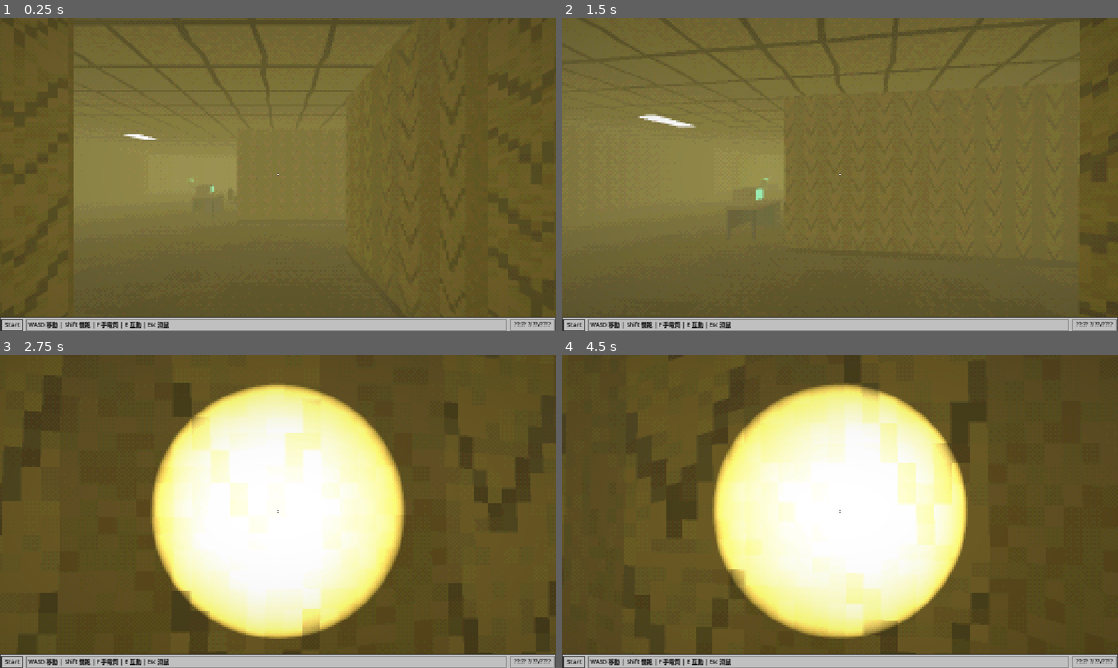
Above: before the commit, frames 1-4 (two rows, left to right).
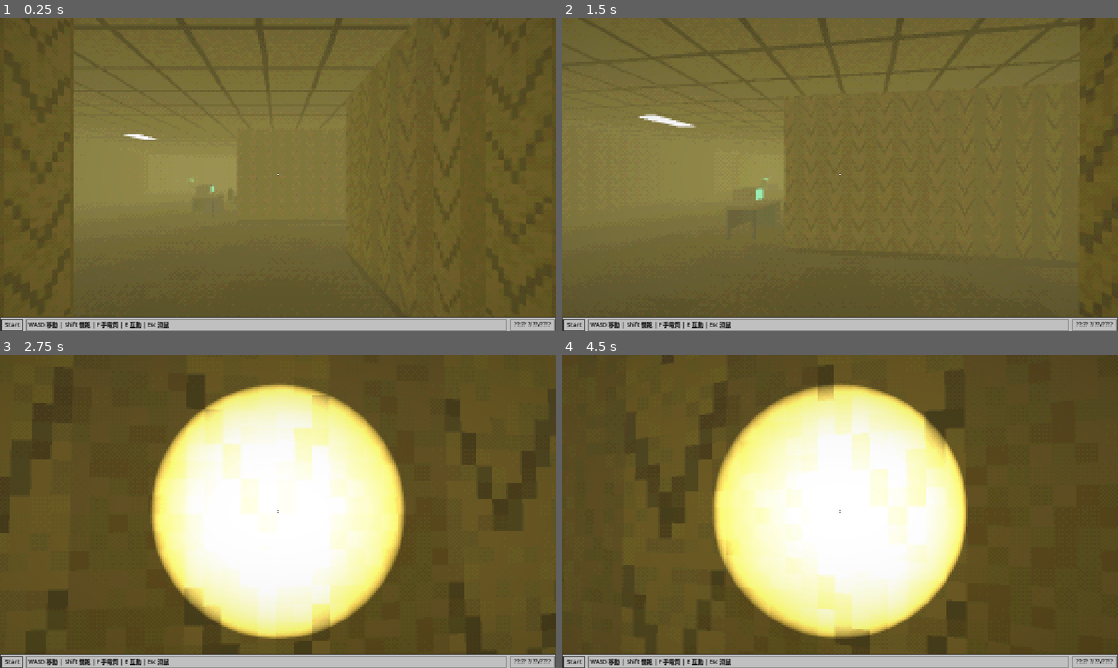
Above: after the commit, the same moments.

Repository: darkking566/BackroomButitlooslikeitsfrom2000
Game: Godot game, scene res://scenes/backrooms_level0_test.tscn
The game is run twice, just before and just after one commit, with the same random seed, the same clock (stepped at 60 frames per second) and the same inputs.
Inputs (mouse positions are in pixels of both pictures, inside the frame that each line leads up to):
- Up to frame 1 (0.25 s): no input
- Up to frame 2 (1.5 s): tap Enter at 0.5, 0.6 s; move the mouse to (867, 174) at 0.52 s; hold W from 0.53 s (still down); click (867, 174) at 0.67 s; move the mouse to (812, 174) at 1.27 s; tap E at 1.35 s
- Up to frame 3 (2.75 s): keep holding W; move the mouse to (289, 505) at 2.02 s; tap F at 2.1 s
- Up to frame 4 (4.5 s): keep holding W; move the mouse to (834, 517) at 2.77 s; tap Shift at 2.85 s; click (834, 517) at 2.92 s; tap Space at 3.5 s; move the mouse to (878, 514) at 3.52 s; tap Enter at 3.6, 4.25 s; move the mouse to (795, 508) at 4.27 s; tap E at 4.35 s

The runs differ from the first frame. In frame 1, 2.6% of the frame differs, in the area x 0-100%, y 0-93%; in frame 2, 1.1%; in frame 3, 5.8%; in frame 4, 11%, in the area x 13-77%, y 0-96%.

Commit message:
Fix severe PS1 affine texture warping on floors and large walls

Diff:
--- a/materials/mat_dark_brick.tres
+++ b/materials/mat_dark_brick.tres
@@ -13,4 +13,4 @@
 shader_parameter/tile_scale = 0.45
 shader_parameter/noise_strength = 0.11
 shader_parameter/jitter_resolution = 160.0
-shader_parameter/affine_strength = 0.72
+shader_parameter/affine_strength = 0.15
--- a/materials/mat_hall_floor.tres
+++ b/materials/mat_hall_floor.tres
@@ -13,4 +13,4 @@
 shader_parameter/tile_scale = 0.9
 shader_parameter/noise_strength = 0.04
 shader_parameter/jitter_resolution = 160.0
-shader_parameter/affine_strength = 0.72
+shader_parameter/affine_strength = 0.12
--- a/materials/mat_hall_wall.tres
+++ b/materials/mat_hall_wall.tres
@@ -13,4 +13,4 @@
 shader_parameter/tile_scale = 0.85
 shader_parameter/noise_strength = 0.04
 shader_parameter/jitter_resolution = 160.0
-shader_parameter/affine_strength = 0.72
+shader_parameter/affine_strength = 0.15
--- a/materials/mat_teal_trim.tres
+++ b/materials/mat_teal_trim.tres
@@ -13,4 +13,4 @@
 shader_parameter/tile_scale = 0.85
 shader_parameter/noise_strength = 0.03
 shader_parameter/jitter_resolution = 160.0
-shader_parameter/affine_strength = 0.72
+shader_parameter/affine_strength = 0.15
--- a/materials/mat_vent_grill.tres
+++ b/materials/mat_vent_grill.tres
@@ -13,4 +13,4 @@
 shader_parameter/tile_scale = 0.22
 shader_parameter/noise_strength = 0.02
 shader_parameter/jitter_resolution = 160.0
-shader_parameter/affine_strength = 0.72
+shader_parameter/affine_strength = 0.15
--- a/materials/mat_wet_floor.tres
+++ b/materials/mat_wet_floor.tres
@@ -13,4 +13,4 @@
 shader_parameter/tile_scale = 0.85
 shader_parameter/noise_strength = 0.07
 shader_parameter/jitter_resolution = 160.0
-shader_parameter/affine_strength = 0.72
+shader_parameter/affine_strength = 0.12
--- a/scripts/zone3_liminal.gd
+++ b/scripts/zone3_liminal.gd
@@ -460,6 +460,9 @@
 	var mi := MeshInstance3D.new()
 	var box := BoxMesh.new()
 	box.size = size
+	box.subdivide_width = clampi(int(size.x / 2.2), 0, 10)
+	box.subdivide_height = clampi(int(size.y / 2.2), 0, 6)
+	box.subdivide_depth = clampi(int(size.z / 2.2), 0, 10)
 	mi.mesh = box
 	mi.material_override = mat
 	mi.position = pos
--- a/shaders/backrooms_carpet.gdshader
+++ b/shaders/backrooms_carpet.gdshader
@@ -2,7 +2,7 @@
 
 uniform vec3 carpet_color : source_color = vec3(0.49, 0.45, 0.26);
 uniform float jitter_resolution : hint_range(60.0, 480.0) = 160.0;
-uniform float affine_strength : hint_range(0.0, 1.0) = 0.72;
+uniform float affine_strength : hint_range(0.0, 1.0) = 0.12;
 
 varying vec2 v_uv_persp;
 varying vec2 v_uv_affine;
--- a/shaders/backrooms_ceiling.gdshader
+++ b/shaders/backrooms_ceiling.gdshader
@@ -3,7 +3,7 @@
 uniform vec3 tile_color : source_color = vec3(0.75, 0.72, 0.56);
 uniform vec3 grid_color : source_color = vec3(0.32, 0.31, 0.23);
 uniform float jitter_resolution : hint_range(60.0, 480.0) = 160.0;
-uniform float affine_strength : hint_range(0.0, 1.0) = 0.72;
+uniform float affine_strength : hint_range(0.0, 1.0) = 0.18;
 
 varying vec2 v_uv_persp;
 varying vec2 v_uv_affine;
--- a/shaders/backrooms_wallpaper.gdshader
+++ b/shaders/backrooms_wallpaper.gdshader
@@ -6,7 +6,7 @@
 uniform vec3 baseboard_color : source_color = vec3(0.42, 0.39, 0.22);
 
 uniform float jitter_resolution : hint_range(60.0, 480.0) = 160.0;
-uniform float affine_strength : hint_range(0.0, 1.0) = 0.72;
+uniform float affine_strength : hint_range(0.0, 1.0) = 0.18;
 
 varying vec2 v_uv_persp;
 varying vec2 v_uv_affine;
--- a/shaders/zone2_concrete.gdshader
+++ b/shaders/zone2_concrete.gdshader
@@ -9,7 +9,7 @@
 uniform float noise_strength : hint_range(0.0, 0.3) = 0.07;
 
 uniform float jitter_resolution : hint_range(60.0, 480.0) = 160.0;
-uniform float affine_strength : hint_range(0.0, 1.0) = 0.72;
+uniform float affine_strength : hint_range(0.0, 1.0) = 0.14;
 
 varying vec2 v_uv_persp;
 varying vec2 v_uv_affine;
